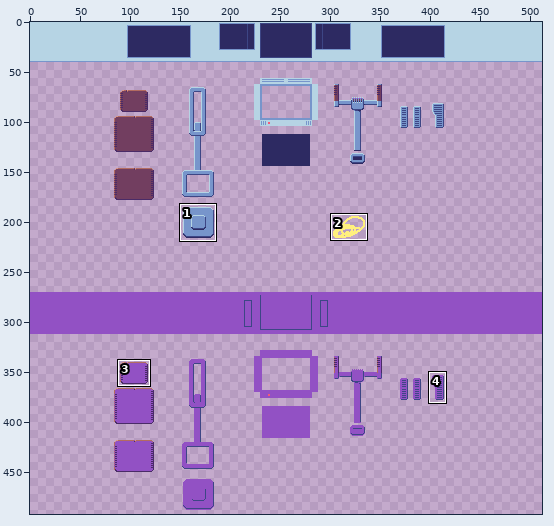
File history of a pixel-art file, level/spaceship/cockpit/cockpit.aseprite. The first picture is a wide view before the edit; the outline marks the close-up.
Close-up. Old version:
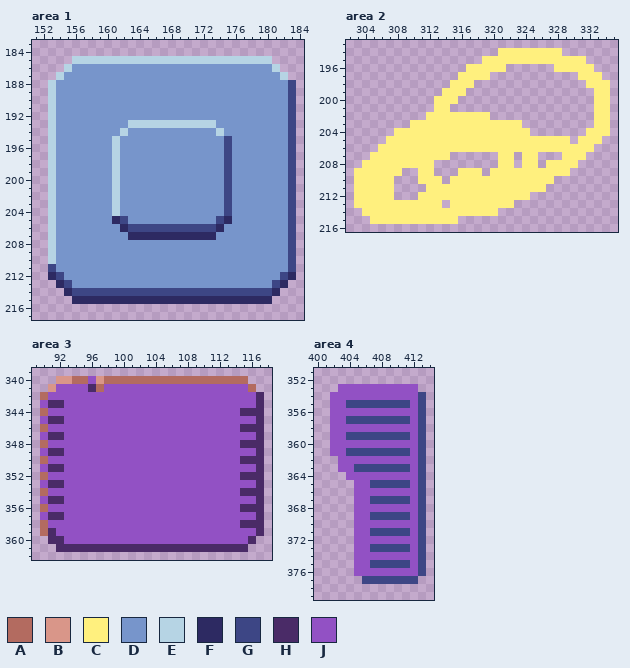
512x512 pixels, 1 frame. Shown: area 1: x 151..184, y 183..217; area 2: x 302..335, y 193..216; area 3: x 89..118, y 339..362; area 4: x 400..414, y 351..379. The wide view leaves out empty margins. The commit also changed other parts of the picture, which this record leaves out.
Palette (. is transparent): A #b36b60  B #d99689  C #fff07e  D #7795cb  E #b6d4e4  F #2d2a62  G #3d4685  H #4a2b67  J #9251c4
New version:
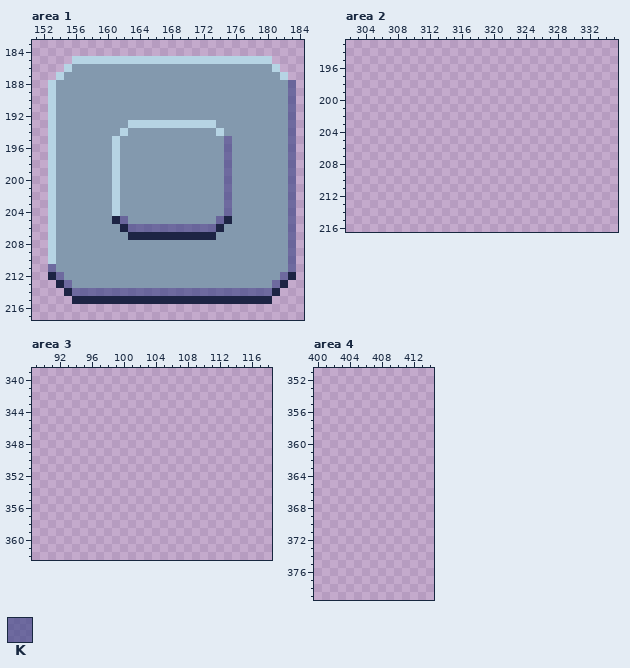
Colours new in this view: K #3d4685a2
Diff:
colour D: #7795cb -> #8399ae
colour F: #2d2a62 -> #1d2444
Area 1:
y 188..194: x 183 G -> K
y 195..204: x 175 G -> K; x 183 G -> K
y 205: x 162 G -> K; x 174 G -> K; x 183 G -> K
y 206: x 163..173 GGGGGGGGGGG -> KKKKKKKKKKK; x 183 G -> K
y 207..210: x 183 G -> K
y 211: x 153 G -> K; x 183 G -> K
y 212: x 154 G -> K; x 182 G -> K
y 213: x 155 G -> K; x 181 G -> K
y 214: x 156..180 GGGGGGGGGGGGGGGGGGGGGGGGG -> KKKKKKKKKKKKKKKKKKKKKKKKK
Area 2:
y 194: x 321..328 CCCCCCCC -> ........
y 195: x 319..331 CCCCCCCCCCCCC -> .............
y 196: x 317..321 CCCCC -> .....; x 328..332 CCCCC -> .....
y 197: x 316..319 CCCC -> ....; x 331..333 CCC -> ...
y 198: x 315..317 CCC -> ...; x 332..334 CCC -> ...
y 199: x 314..316 CCC -> ...; x 333..334 CC -> ..
y 200: x 313..315 CCC -> ...; x 333..334 CC -> ..
y 201: x 313..314 CC -> ..; x 333..334 CC -> ..
y 202: x 312..319 CCCCCCCC -> ........; x 333..334 CC -> ..
y 203: x 310..323 CCCCCCCCCCCCCC -> ..............; x 333..334 CC -> ..
y 204: x 308..324 CCCCCCCCCCCCCCCCC -> .................; x 332..334 CCC -> ...
y 205: x 307..329 CCCCCCCCCCCCCCCCCCCCCCC -> .......................; x 331..333 CCC -> ...
y 206: x 306..332 CCCCCCCCCCCCCCCCCCCCCCCCCCC -> ...........................
y 207: x 305..314 CCCCCCCCCC -> ..........; x 321..322 CC -> ..; x 324..325 CC -> ..; x 329..331 CCC -> ...
y 208: x 304..312 CCCCCCCCC -> .........; x 321..322 CC -> ..; x 324..325 CC -> ..; x 327..330 CCCC -> ....
y 209: x 303..308 CCCCCC -> ......; x 311..312 CC -> ..; x 316..318 CCC -> ...; x 320..329 CCCCCCCCCC -> ..........
y 210: x 303..307 CCCCC -> .....; x 311..313 CCC -> ...; x 315..327 CCCCCCCCCCCCC -> .............
y 211: x 303..307 CCCCC -> .....; x 312..326 CCCCCCCCCCCCCCC -> ...............
y 212: x 303..307 CCCCC -> .....; x 311..324 CCCCCCCCCCCCCC -> ..............
y 213: x 303..313 CCCCCCCCCCC -> ...........; x 315..322 CCCCCCCC -> ........
y 214: x 304..320 CCCCCCCCCCCCCCCCC -> .................
y 215: x 305..315 CCCCCCCCCCC -> ...........
Area 3:
y 340: x 92..115 BBAAJBAAAAAAAAAAAAAAAAAA -> ........................
y 341: x 91..116 BJJJJHAJJJJJJJJJJJJJJJJJJA -> ..........................
y 342: x 90..117 AJJJJJJJJJJJJJJJJJJJJJJJJJJH -> ............................
y 343: x 90..117 JHHJJJJJJJJJJJJJJJJJJJJJJJJH -> ............................
y 344: x 90..117 AJJJJJJJJJJJJJJJJJJJJJJJJHHH -> ............................
y 345: x 90..117 JHHJJJJJJJJJJJJJJJJJJJJJJJJH -> ............................
y 346: x 90..117 AJJJJJJJJJJJJJJJJJJJJJJJJHHH -> ............................
y 347: x 90..117 JHHJJJJJJJJJJJJJJJJJJJJJJJJH -> ............................
y 348: x 90..117 AJJJJJJJJJJJJJJJJJJJJJJJJHHH -> ............................
y 349: x 90..117 JHHJJJJJJJJJJJJJJJJJJJJJJJJH -> ............................
y 350: x 90..117 AJJJJJJJJJJJJJJJJJJJJJJJJHHH -> ............................
y 351: x 90..117 JHHJJJJJJJJJJJJJJJJJJJJJJJJH -> ............................
y 352: x 90..117 AJJJJJJJJJJJJJJJJJJJJJJJJHHH -> ............................
y 353: x 90..117 JHHJJJJJJJJJJJJJJJJJJJJJJJJH -> ............................
y 354: x 90..117 AJJJJJJJJJJJJJJJJJJJJJJJJHHH -> ............................
y 355: x 90..117 JHHJJJJJJJJJJJJJJJJJJJJJJJJH -> ............................
y 356: x 90..117 AJJJJJJJJJJJJJJJJJJJJJJJJHHH -> ............................
y 357: x 90..117 JHHJJJJJJJJJJJJJJJJJJJJJJJJH -> ............................
y 358: x 90..117 AJJJJJJJJJJJJJJJJJJJJJJJJHHH -> ............................
y 359: x 90..117 AHJJJJJJJJJJJJJJJJJJJJJJJJJH -> ............................
y 360: x 91..116 HHJJJJJJJJJJJJJJJJJJJJJJJH -> ..........................
y 361: x 92..115 HHHHHHHHHHHHHHHHHHHHHHHH -> ........................
Area 4:
y 353: x 403..412 JJJJJJJJJJ -> ..........
y 354: x 402..413 JJJJJJJJJJJG -> ............
y 355: x 402..413 JJGGGGGGGGJG -> ............
y 356: x 402..413 JJJJJJJJJJJG -> ............
y 357: x 402..413 JJGGGGGGGGJG -> ............
y 358: x 402..413 JJJJJJJJJJJG -> ............
y 359: x 402..413 JJGGGGGGGGJG -> ............
y 360: x 402..413 JJJJJJJJJJJG -> ............
y 361: x 402..413 JJGGGGGGGGJG -> ............
y 362: x 403..413 JJJJJJJJJJG -> ...........
y 363: x 403..413 JJGGGGGGGJG -> ...........
y 364: x 404..413 JJJJJJJJJG -> ..........
y 365: x 405..413 JJGGGGGJG -> .........
y 366: x 405..413 JJJJJJJJG -> .........
y 367: x 405..413 JJGGGGGJG -> .........
y 368: x 405..413 JJJJJJJJG -> .........
y 369: x 405..413 JJGGGGGJG -> .........
y 370: x 405..413 JJJJJJJJG -> .........
y 371: x 405..413 JJGGGGGJG -> .........
y 372: x 405..413 JJJJJJJJG -> .........
y 373: x 405..413 JJGGGGGJG -> .........
y 374: x 405..413 JJJJJJJJG -> .........
y 375: x 405..413 JJGGGGGJG -> .........
y 376: x 405..413 JJJJJJJJG -> .........
y 377: x 406..412 GGGGGGG -> .......
Changed places in both close-ups, as pixel boxes (x1, y1, x2, y2):
changed: (48, 64, 296, 304)
erased: (354, 48, 610, 224)
erased: (40, 376, 264, 552)
erased: (330, 384, 426, 584)
